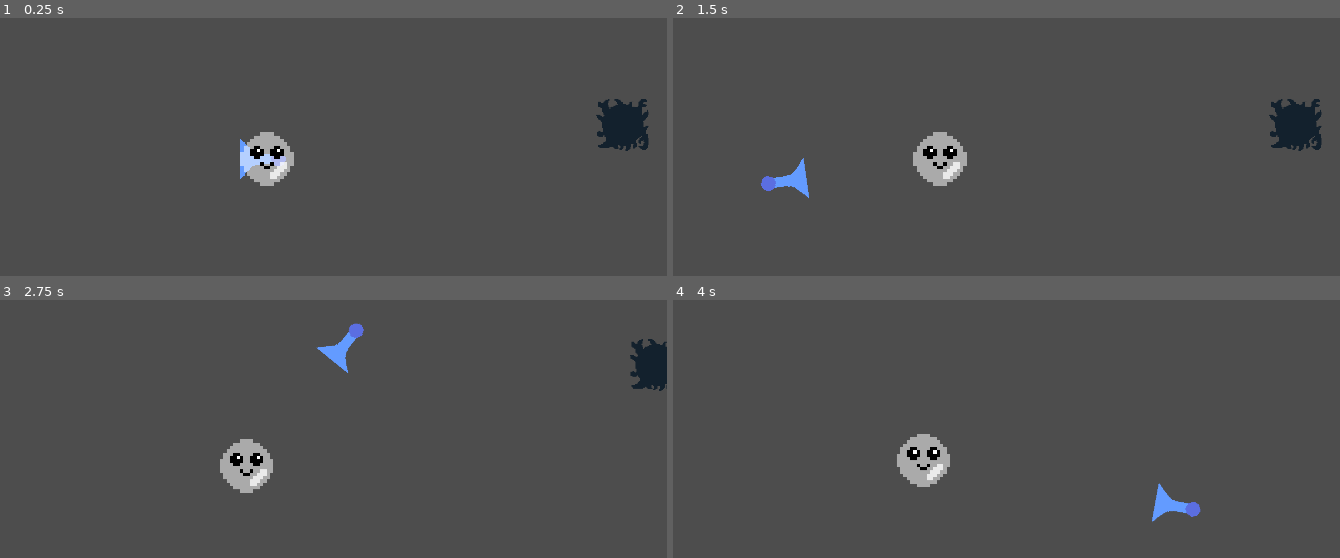
Above: before the commit, frames 1-4 (two rows, left to right).
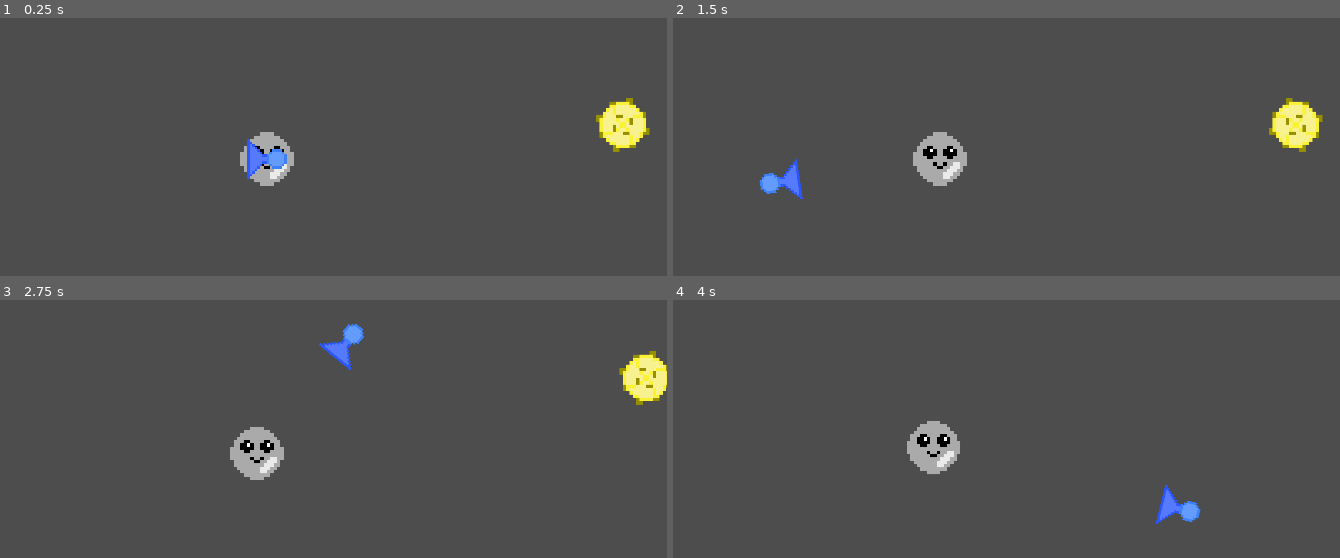
Above: after the commit, the same moments.

Repository: BenjaminWalls/Test_Winter2023
Game: Godot game, scene res://test_environment.tscn
Two runs of this game, one before a commit and one after it. Both use one fixed random seed, a clock stepped at 60 frames per second and the inputs below.
Inputs (mouse positions are in pixels of both pictures, inside the frame that each line leads up to):
- Up to frame 1 (0.25 s): no input
- Up to frame 2 (1.5 s): move the mouse to (1113, 136) at 0.52 s; press the mouse at (1113, 136) at 0.53 s; tap Enter at 1.25 s; move the mouse to (779, 180) at 1.27 s; release the mouse at (779, 180) at 1.28 s; click (779, 180) at 1.35 s
- Up to frame 3 (2.75 s): move the mouse to (346, 341) at 2.02 s; press the mouse at (346, 341) at 2.03 s
- Up to frame 4 (4 s): move the mouse to (899, 532) at 2.77 s; release the mouse at (899, 532) at 2.78 s; click (899, 532) at 2.85 s; move the mouse to (1179, 508) at 3.52 s; press the mouse at (1179, 508) at 3.53 s

The runs differ from the first frame. In frame 1, 1.9% of the frame differs, in the area x 35-98%, y 31-63%; in frame 2, 1.9%; in frame 3, 3.1%, in the area x 32-100%, y 8-75%; in frame 4, 1.9%.

Commit message:
Changed all assets to 16x16. Added spikes and restart scene.

Diff:
--- a/Bubble.gd
+++ b/Bubble.gd
@@ -13,5 +13,8 @@
 func _on_area_2d_body_entered(body):
 	print("PLAY DEATH ANIMATION, NO NEED TO QUEUE FREE.")
 	$BubbleRigid/AnimatedSprite2D.play("Pop")
-
+	Engine.set_time_scale(0.05)
+	await get_tree().create_timer(0.15).timeout
+	Engine.set_time_scale(1)
+	get_tree().reload_current_scene()
 	pass
--- a/bubparticles_1.tres
+++ b/bubparticles_1.tres
@@ -1,11 +1,23 @@
-[gd_resource type="CurveXYZTexture" load_steps=2 format=3 uid="uid://5i4hmko83x33"]
+[gd_resource type="ParticleProcessMaterial" load_steps=3 format=3 uid="uid://ctgousk0ompkn"]
 
-[sub_resource type="Curve" id="Curve_ew0g6"]
+[sub_resource type="Curve" id="Curve_pqe1e"]
 min_value = -100.0
 max_value = 0.0
-_data = [Vector2(0, 0), 0.0, 0.0, 0, 0, Vector2(0.1, -100), 0.0, 0.0, 0, 0, Vector2(0.3, -50), 0.0, 0.0, 0, 0]
-point_count = 3
-metadata/_snap_enabled = true
+_data = [Vector2(0, -100), 0.0, 0.0, 0, 0, Vector2(1, -36.2637), 0.0, 0.0, 0, 0]
+point_count = 2
+
+[sub_resource type="CurveXYZTexture" id="CurveXYZTexture_arpks"]
+curve_y = SubResource("Curve_pqe1e")
 
 [resource]
-curve_y = SubResource("Curve_ew0g6")
+particle_flag_disable_z = true
+emission_shape = 3
+emission_box_extents = Vector3(1000, 1, 1)
+angular_velocity_min = -30.0
+angular_velocity_max = 30.0
+directional_velocity_min = 0.5
+directional_velocity_max = 0.75
+directional_velocity_curve = SubResource("CurveXYZTexture_arpks")
+gravity = Vector3(0, 0, 0)
+scale_min = 4.0
+scale_max = 8.0
--- a/bubparticles_2.tres
+++ b/bubparticles_2.tres
@@ -1,19 +1,23 @@
 [gd_resource type="ParticleProcessMaterial" load_steps=3 format=3 uid="uid://bf31f48pwss1f"]
 
-[sub_resource type="Curve" id="Curve_5u77e"]
+[sub_resource type="Curve" id="Curve_rjdlh"]
 min_value = -100.0
 max_value = 0.0
-_data = [Vector2(0, -70.3297), 0.0, 0.0, 0, 0, Vector2(1, -21.978), 0.0, 0.0, 0, 0]
+_data = [Vector2(0, -78.022), 0.0, 0.0, 0, 0, Vector2(0.986667, -29.6703), 0.0, 0.0, 0, 0]
 point_count = 2
 
-[sub_resource type="CurveXYZTexture" id="CurveXYZTexture_ccjq4"]
-curve_y = SubResource("Curve_5u77e")
+[sub_resource type="CurveXYZTexture" id="CurveXYZTexture_t6afs"]
+curve_y = SubResource("Curve_rjdlh")
 
 [resource]
 particle_flag_disable_z = true
 emission_shape = 3
-emission_box_extents = Vector3(500, 1, 1)
-directional_velocity_min = 1.0
+emission_box_extents = Vector3(1000, 1, 1)
+angular_velocity_min = -30.0
+angular_velocity_max = 30.0
+directional_velocity_min = 0.5
 directional_velocity_max = 1.0
-directional_velocity_curve = SubResource("CurveXYZTexture_ccjq4")
+directional_velocity_curve = SubResource("CurveXYZTexture_t6afs")
 gravity = Vector3(0, 0, 0)
+scale_min = 4.0
+scale_max = 8.0
--- a/bubparticles_3.tres
+++ b/bubparticles_3.tres
@@ -12,8 +12,12 @@
 [resource]
 particle_flag_disable_z = true
 emission_shape = 3
-emission_box_extents = Vector3(500, 1, 1)
-directional_velocity_min = 1.0
-directional_velocity_max = 1.0
+emission_box_extents = Vector3(1000, 1, 1)
+angular_velocity_min = -30.0
+angular_velocity_max = 30.0
+directional_velocity_min = 0.5
+directional_velocity_max = 0.75
 directional_velocity_curve = SubResource("CurveXYZTexture_f8lq6")
 gravity = Vector3(0, 0, 0)
+scale_min = 4.0
+scale_max = 8.0
--- a/menu.tscn
+++ b/menu.tscn
@@ -1,18 +1,9 @@
-[gd_scene load_steps=6 format=3 uid="uid://g4of3mhl7hk5"]
+[gd_scene load_steps=5 format=3 uid="uid://g4of3mhl7hk5"]
 
-[ext_resource type="Texture2D" path="res://Assets/bubble.png" id="1_nx6ie"]
-[ext_resource type="Texture2D" uid="uid://5i4hmko83x33" path="res://bubparticles_1.tres" id="1_p47ug"]
+[ext_resource type="Material" uid="uid://ctgousk0ompkn" path="res://bubparticles_1.tres" id="1_p47ug"]
+[ext_resource type="Texture2D" uid="uid://bq316y4ju3k2e" path="res://Assets/cute_bubble.png" id="2_up3wy"]
 [ext_resource type="Material" uid="uid://bf31f48pwss1f" path="res://bubparticles_2.tres" id="3_qdtf8"]
 [ext_resource type="Material" uid="uid://c34kn43f8714j" path="res://bubparticles_3.tres" id="4_ud634"]
-
-[sub_resource type="ParticleProcessMaterial" id="ParticleProcessMaterial_pd1lj"]
-particle_flag_disable_z = true
-emission_shape = 3
-emission_box_extents = Vector3(500, 1, 1)
-directional_velocity_min = 1.0
-directional_velocity_max = 1.0
-directional_velocity_curve = ExtResource("1_p47ug")
-gravity = Vector3(0, 0, 0)
 
 [node name="Control" type="Control"]
 layout_mode = 3
@@ -24,30 +15,36 @@
 
 [node name="ColorRect" type="ColorRect" parent="."]
 layout_mode = 0
-offset_right = 1152.0
-offset_bottom = 648.0
+offset_right = 1920.0
+offset_bottom = 1080.0
 color = Color(0.521569, 0.584314, 0.921569, 1)
 
 [node name="GPUParticles2D" type="GPUParticles2D" parent="."]
-modulate = Color(0.501961, 1, 1, 0.47451)
-position = Vector2(590, 682)
-amount = 9
-process_material = SubResource("ParticleProcessMaterial_pd1lj")
-texture = ExtResource("1_nx6ie")
-lifetime = 14.0
+modulate = Color(0.501961, 1, 1, 0.32549)
+texture_filter = 1
+position = Vector2(976, 1184)
+amount = 34
+process_material = ExtResource("1_p47ug")
+texture = ExtResource("2_up3wy")
+lifetime = 44.0
+visibility_rect = Rect2(-958.596, -1281.24, 1947.19, 1297.17)
 
 [node name="GPUParticles2D2" type="GPUParticles2D" parent="."]
-modulate = Color(1, 1, 1, 0.443137)
-position = Vector2(590, 682)
-amount = 10
+modulate = Color(0.243137, 0.168627, 1, 0.356863)
+texture_filter = 1
+position = Vector2(976, 1184)
+amount = 34
 process_material = ExtResource("3_qdtf8")
-texture = ExtResource("1_nx6ie")
-lifetime = 14.0
+texture = ExtResource("2_up3wy")
+lifetime = 44.0
+visibility_rect = Rect2(-958.596, -1281.24, 1947.19, 1297.17)
 
 [node name="GPUParticles2D3" type="GPUParticles2D" parent="."]
-modulate = Color(1, 0.643137, 1, 0.443137)
-position = Vector2(590, 682)
-amount = 12
+modulate = Color(0.941176, 0.196078, 1, 0.305882)
+texture_filter = 1
+position = Vector2(976, 1184)
+amount = 34
 process_material = ExtResource("4_ud634")
-texture = ExtResource("1_nx6ie")
-lifetime = 14.0
+texture = ExtResource("2_up3wy")
+lifetime = 44.0
+visibility_rect = Rect2(-958.596, -1281.24, 1947.19, 1297.17)
--- a/test_environment.tscn
+++ b/test_environment.tscn
@@ -1,14 +1,14 @@
-[gd_scene load_steps=24 format=3 uid="uid://04m5y8xj8xtj"]
+[gd_scene load_steps=35 format=3 uid="uid://04m5y8xj8xtj"]
 
 [ext_resource type="Texture2D" uid="uid://b4kcugk52b1tn" path="res://Assets/air.png" id="1_duac7"]
 [ext_resource type="Script" path="res://Air.gd" id="1_vih7h"]
 [ext_resource type="Script" path="res://PushBubble.gd" id="3_1jbyb"]
 [ext_resource type="Texture2D" uid="uid://dd6lwlx6tk7uv" path="res://Assets/cloud.png" id="6_khqjb"]
 [ext_resource type="Script" path="res://Bubble.gd" id="7_3uix7"]
-[ext_resource type="Texture2D" uid="uid://jhl5rqwqoo6x" path="res://Assets/bubble_popped-Sheet.png" id="8_1usly"]
 [ext_resource type="Texture2D" uid="uid://rssvirw4y8om" path="res://Assets/spike.png" id="8_tvyur"]
 [ext_resource type="Texture2D" uid="uid://bq316y4ju3k2e" path="res://Assets/cute_bubble.png" id="9_1gjh6"]
 [ext_resource type="Texture2D" uid="uid://ltxb37tjd2yn" path="res://Assets/TileMap/corner.png" id="9_f43ry"]
+[ext_resource type="Texture2D" uid="uid://ddtfhyonjc4sj" path="res://Assets/cute_bubble_popped.png" id="10_75fcp"]
 [ext_resource type="Texture2D" uid="uid://imf6abdqwtp4" path="res://Assets/TileMap/inside.png" id="10_u5try"]
 [ext_resource type="Texture2D" uid="uid://bm6jyguv810nj" path="res://Assets/TileMap/slope.png" id="11_4p7cy"]
 [ext_resource type="Texture2D" uid="uid://d0dunx8tb2lfe" path="res://Assets/TileMap/wall.png" id="12_eth52"]
@@ -48,54 +48,131 @@
 sources/3 = SubResource("TileSetAtlasSource_qohs4")
 sources/4 = SubResource("TileSetAtlasSource_kisa8")
 
+[sub_resource type="AtlasTexture" id="AtlasTexture_5wnk2"]
+atlas = ExtResource("8_tvyur")
+region = Rect2(0, 0, 16, 16)
+
+[sub_resource type="AtlasTexture" id="AtlasTexture_32ohi"]
+atlas = ExtResource("8_tvyur")
+region = Rect2(16, 0, 16, 16)
+
+[sub_resource type="AtlasTexture" id="AtlasTexture_cywlp"]
+atlas = ExtResource("8_tvyur")
+region = Rect2(32, 0, 16, 16)
+
+[sub_resource type="AtlasTexture" id="AtlasTexture_3168x"]
+atlas = ExtResource("8_tvyur")
+region = Rect2(48, 0, 16, 16)
+
+[sub_resource type="SpriteFrames" id="SpriteFrames_ll2lp"]
+animations = [{
+"frames": [{
+"duration": 1.0,
+"texture": SubResource("AtlasTexture_5wnk2")
+}, {
+"duration": 1.0,
+"texture": SubResource("AtlasTexture_32ohi")
+}, {
+"duration": 1.0,
+"texture": SubResource("AtlasTexture_cywlp")
+}, {
+"duration": 1.0,
+"texture": SubResource("AtlasTexture_3168x")
+}],
+"loop": true,
+"name": &"spin",
+"speed": 5.0
+}]
+
+[sub_resource type="CircleShape2D" id="CircleShape2D_buygo"]
+radius = 29.0
+
+[sub_resource type="AtlasTexture" id="AtlasTexture_dyqt2"]
+atlas = ExtResource("10_75fcp")
+region = Rect2(0, 0, 16, 16)
+
+[sub_resource type="AtlasTexture" id="AtlasTexture_18ctm"]
+atlas = ExtResource("10_75fcp")
+region = Rect2(16, 0, 16, 16)
+
+[sub_resource type="AtlasTexture" id="AtlasTexture_marg1"]
+atlas = ExtResource("10_75fcp")
+region = Rect2(32, 0, 16, 16)
+
+[sub_resource type="AtlasTexture" id="AtlasTexture_d5bgy"]
+atlas = ExtResource("10_75fcp")
+region = Rect2(48, 0, 16, 16)
+
+[sub_resource type="AtlasTexture" id="AtlasTexture_4x54c"]
+atlas = ExtResource("10_75fcp")
+region = Rect2(64, 0, 16, 16)
+
+[sub_resource type="AtlasTexture" id="AtlasTexture_dqb3h"]
+atlas = ExtResource("10_75fcp")
+region = Rect2(80, 0, 16, 16)
+
+[sub_resource type="AtlasTexture" id="AtlasTexture_6nxio"]
+atlas = ExtResource("10_75fcp")
+region = Rect2(96, 0, 16, 16)
+
+[sub_resource type="AtlasTexture" id="AtlasTexture_vxkjn"]
+atlas = ExtResource("10_75fcp")
+region = Rect2(112, 0, 16, 16)
+
+[sub_resource type="SpriteFrames" id="SpriteFrames_esfns"]
+animations = [{
+"frames": [{
+"duration": 1.0,
+"texture": SubResource("AtlasTexture_dyqt2")
+}, {
+"duration": 1.0,
+"texture": SubResource("AtlasTexture_18ctm")
+}, {
+"duration": 1.0,
+"texture": SubResource("AtlasTexture_marg1")
+}, {
+"duration": 1.0,
+"texture": SubResource("AtlasTexture_d5bgy")
+}, {
+"duration": 1.0,
+"texture": SubResource("AtlasTexture_4x54c")
+}, {
+"duration": 1.0,
+"texture": SubResource("AtlasTexture_dqb3h")
+}, {
+"duration": 1.0,
+"texture": SubResource("AtlasTexture_6nxio")
+}, {
+"duration": 1.0,
+"texture": SubResource("AtlasTexture_vxkjn")
+}],
+"loop": false,
+"name": &"Pop",
+"speed": 80.0
+}, {
+"frames": [{
+"duration": 1.0,
+"texture": ExtResource("9_1gjh6")
+}],
+"loop": true,
+"name": &"default",
+"speed": 5.0
+}]
+
+[sub_resource type="CircleShape2D" id="CircleShape2D_lsy11"]
+radius = 30.0167
+
 [sub_resource type="ParticleProcessMaterial" id="ParticleProcessMaterial_af6eu"]
 particle_flag_disable_z = true
 angle_min = -291.2
 angle_max = 194.2
 direction = Vector3(100, 0, 0)
 flatness = 0.382
-initial_velocity_min = 1000.0
-initial_velocity_max = 1000.0
+initial_velocity_min = 1500.0
+initial_velocity_max = 1500.0
 gravity = Vector3(0, 0, 0)
-scale_min = 0.1
-scale_max = 0.3
-color = Color(0.717647, 0.996078, 0.976471, 0.329412)
-
-[sub_resource type="AtlasTexture" id="AtlasTexture_lwfvb"]
-atlas = ExtResource("8_1usly")
-region = Rect2(0, 0, 64, 64)
-
-[sub_resource type="AtlasTexture" id="AtlasTexture_y6fll"]
-atlas = ExtResource("8_1usly")
-region = Rect2(64, 0, 64, 64)
-
-[sub_resource type="SpriteFrames" id="SpriteFrames_esfns"]
-animations = [{
-"frames": [{
-"duration": 1.0,
-"texture": SubResource("AtlasTexture_lwfvb")
-}, {
-"duration": 1.0,
-"texture": SubResource("AtlasTexture_y6fll")
-}],
-"loop": false,
-"name": &"Pop",
-"speed": 5.0
-}, {
-"frames": [{
-"duration": 1.0,
-"texture": ExtResource("9_1gjh6")
-}],
-"loop": true,
-"name": &"default",
-"speed": 5.0
-}]
-
-[sub_resource type="CircleShape2D" id="CircleShape2D_lsy11"]
-radius = 32.0156
-
-[sub_resource type="CircleShape2D" id="CircleShape2D_buygo"]
-radius = 30.1496
+scale_min = 0.5
+color = Color(1, 0.996078, 0.976471, 0.152941)
 
 [node name="TestEnvironment" type="Node2D"]
 
@@ -106,60 +183,64 @@
 format = 2
 layer_0/tile_data = PackedInt32Array(-327670, 0, 0, -262134, 2, 0, -196597, 2, 0, -131060, 2, 0, -65523, 2, 0, -262133, …(664 unchanged characters)…
 
+[node name="Spikes" type="Node2D" parent="."]
+
+[node name="Spike" type="Node2D" parent="Spikes"]
+position = Vector2(548, 12)
+metadata/_edit_group_ = true
+
+[node name="Sprite2D" type="AnimatedSprite2D" parent="Spikes/Spike"]
+texture_filter = 1
+scale = Vector2(4, 4)
+sprite_frames = SubResource("SpriteFrames_ll2lp")
+animation = &"spin"
+autoplay = "spin"
+
+[node name="Area2D" type="Area2D" parent="Spikes/Spike"]
+
+[node name="CollisionShape2D" type="CollisionShape2D" parent="Spikes/Spike/Area2D"]
+shape = SubResource("CircleShape2D_buygo")
+
+[node name="Bubble" type="Node2D" parent="."]
+position = Vector2(121, 53)
+script = ExtResource("7_3uix7")
+metadata/_edit_group_ = true
+
+[node name="BubbleRigid" type="RigidBody2D" parent="Bubble"]
+gravity_scale = 0.0
+
+[node name="Camera2D" type="Camera2D" parent="Bubble/BubbleRigid"]
+zoom = Vector2(2, 2)
+position_smoothing_enabled = true
+
+[node name="AnimatedSprite2D" type="AnimatedSprite2D" parent="Bubble/BubbleRigid"]
+texture_filter = 1
+scale = Vector2(4, 4)
+sprite_frames = SubResource("SpriteFrames_esfns")
+
+[node name="CollisionShape2D" type="CollisionShape2D" parent="Bubble/BubbleRigid"]
+shape = SubResource("CircleShape2D_lsy11")
+
 [node name="Air" type="Node2D" parent="."]
 position = Vector2(66, -33)
 script = ExtResource("1_vih7h")
 
 [node name="Sprite2D" type="Sprite2D" parent="Air"]
 texture_filter = 1
+scale = Vector2(3, 3)
 texture = ExtResource("1_duac7")
 
 [node name="PushBubble" type="RayCast2D" parent="Air"]
-position = Vector2(32, 0)
-target_position = Vector2(125, 0)
+position = Vector2(24, 0)
+target_position = Vector2(110, 0)
 script = ExtResource("3_1jbyb")
 
 [node name="GPUParticles2D" type="GPUParticles2D" parent="Air"]
-position = Vector2(32, 0)
+position = Vector2(24, 0)
 emitting = false
 amount = 46
 process_material = SubResource("ParticleProcessMaterial_af6eu")
 texture = ExtResource("6_khqjb")
-lifetime = 0.08
-
-[node name="Bubble" type="Node2D" parent="."]
-position = Vector2(121, 53)
-script = ExtResource("7_3uix7")
-metadata/_edit_group_ = true
-
-[node name="BubbleRigid" type="RigidBody2D" parent="Bubble"]
-gravity_scale = 0.0
-
-[node name="Camera2D" type="Camera2D" parent="Bubble/BubbleRigid"]
-zoom = Vector2(2, 2)
-position_smoothing_enabled = true
-
-[node name="AnimatedSprite2D" type="AnimatedSprite2D" parent="Bubble/BubbleRigid"]
-texture_filter = 1
-scale = Vector2(4, 4)
-sprite_frames = SubResource("SpriteFrames_esfns")
-
-[node name="CollisionShape2D" type="CollisionShape2D" parent="Bubble/BubbleRigid"]
-shape = SubResource("CircleShape2D_lsy11")
-
-[node name="Spikes" type="Node2D" parent="."]
-
-[node name="Spike" type="Node2D" parent="Spikes"]
-position = Vector2(548, 12)
-metadata/_edit_group_ = true
-
-[node name="Sprite2D" type="Sprite2D" parent="Spikes/Spike"]
-texture_filter = 1
-texture = ExtResource("8_tvyur")
-
-[node name="Area2D" type="Area2D" parent="Spikes/Spike"]
-
-[node name="CollisionShape2D" type="CollisionShape2D" parent="Spikes/Spike/Area2D"]
-shape = SubResource("CircleShape2D_buygo")
+lifetime = 0.04
 
 [connection signal="body_entered" from="Spikes/Spike/Area2D" to="Bubble" method="_on_area_2d_body_entered"]
Binary file changed: Assets/air.png
Binary file changed: Assets/cloud.png
Binary file added: Assets/cute_bubble_popped.png
Not shown, added: Assets/cute_bubble_popped.png.import
Binary file changed: Assets/spike.png
